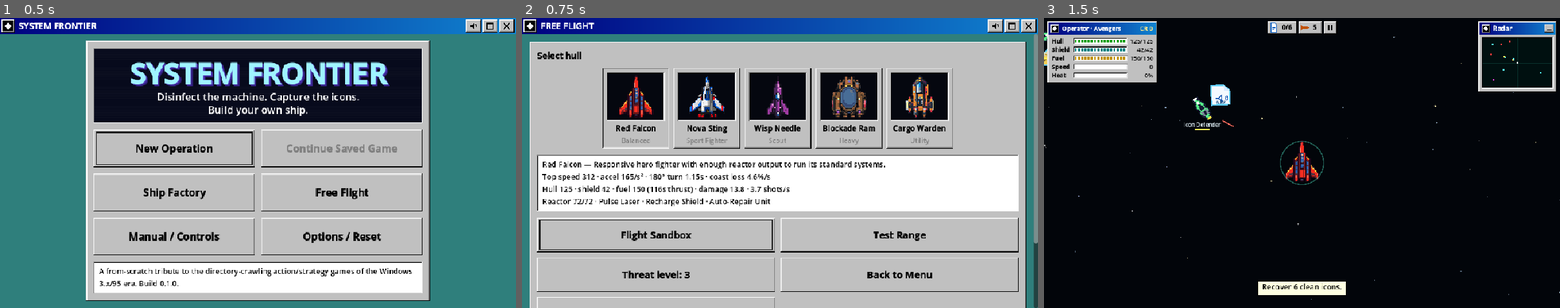
Above: before the commit, frames 1-3 (left to right).
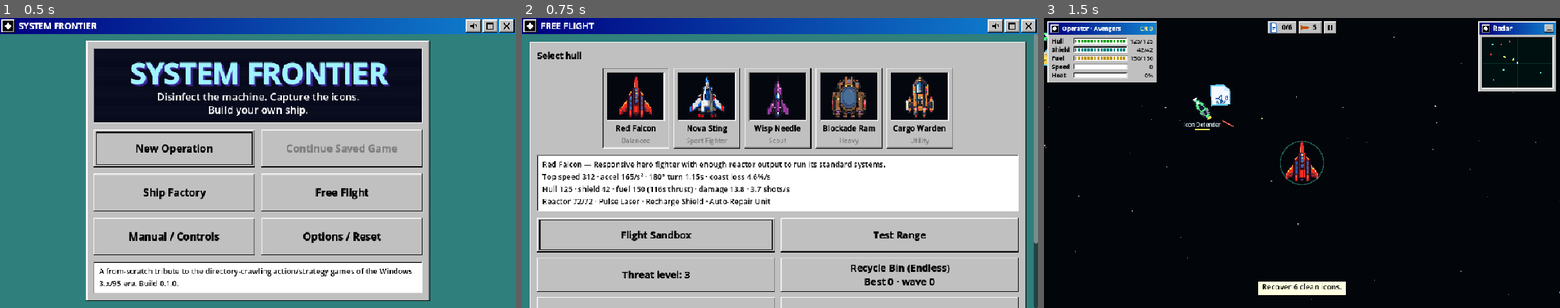
Above: after the commit, the same moments.

Repository: narmanb/system-frontier
Game: Godot game, scene res://scenes/main_menu/main_menu.tscn
The game is run twice, just before and just after one commit, with the same random seed, the same clock (stepped at 60 frames per second) and the same inputs.
Inputs:
- Up to frame 1 (0.5 s): no input
- Up to frame 2 (0.75 s): click "Free Flight" at 0.5 s
- Up to frame 3 (1.5 s): click "Flight Sandbox" at 1.25 s

Frame 1 is identical in both runs. In frame 2, 0.8% of the frame differs, in the area x 50-97%, y 84-100%; in frame 3, nothing differs.

Commit message:
Experimental: RECYCLE BIN endless survival mode
New content (not part of the legacy port), on experimental/recycle-bin:
- Escalating waves of hostile programs from every faction; skirmishers
  from wave 3, beam ships from wave 5, hazards every second wave
- PURGE DAEMON mini-boss every fifth wave
- 8 s intermissions: hull patch, +2 missiles, fuel, ambulance shop
- Scoring (kills x wave, bonus files, wave clears), saved best score /
  best wave / runs; get-ready countdown; HUD wave and score chips
- Free Flight launches it and shows your best
- Tests (tests/test_endless.gd) and a bot balance mode
  (autoplay -- --endless); docs/EXPERIMENTAL.md

Co-Authored-By: Claude Opus 5.5 <noreply@anthropic.com>
Claude-Session: https://claude.ai/code/session_0138F4YYbTSJjY9nnWdrVom1

Diff:
--- a/scripts/combat/sim_world.gd
+++ b/scripts/combat/sim_world.gd
@@ -101,6 +101,7 @@
 var hazards: Array[Hazard] = []
 var blocked := false            ## a dialog (dragon, vendor, shop…) is open
 var strategy := "collect"       ## strategy-mode autopilot priority
+var player_kills := 0           ## ships destroyed by the player this run
 var threat := 3                 ## directory difficulty
 var player: SimShip
 var ships: Array[SimShip] = []
@@ -161,6 +162,52 @@
 	player.team = str(c.get("team", "Avengers"))
 	_spawn_directory(d, true)
 	sfx(330, 0.1)
+
+
+## EXPERIMENTAL — Recycle Bin endless survival: escalating waves of hostile programs.
+func setup_endless(hull: Dictionary, seed_value := -1) -> void:
+	if seed_value >= 0:
+		rng.seed = seed_value
+	else:
+		rng.randomize()
+	mode = "endless"
+	dir_type = "endless"
+	threat = 1
+	var team: String = campaign["team"]
+	var rel := {}
+	var fac := DataStore.factions()
+	for f in fac:
+		rel[f] = float(fac[team]["bias"].get(f, 0))
+	rel[team] = 100.0
+	campaign["relations"] = rel
+	campaign["armorLevel"] = 1
+	campaign["salvage"] = {"alloy": 0, "circuitry": 0, "data": 0}
+	player = make_player(hull)
+	for i in 4:
+		spawn_fuel()
+	mission = MissionController.new(self, {"id": -2, "name": "RECYCLE BIN", "type": "endless", "difficulty": 1})
+	mission.start()
+	sfx(330, 0.1)
+
+
+## A smaller, orange cousin of the Inner Demon that guards every fifth Recycle Bin wave.
+func spawn_purge_daemon(level: int) -> SimShip:
+	var s := SimShip.new()
+	s.id = _id()
+	s.pos = far_spawn(600)
+	s.r = 40
+	s.hull = 220 + 60 * level
+	s.max_hull = s.hull
+	s.team = "Daemon"
+	s.color = Color("#ff8a1e")
+	s.ai = "boss"
+	s.boss = true
+	s.name = "PURGE DAEMON Mk %d" % level
+	s.hull_def = {"gridSize": 24}
+	s.draw_size = 104
+	ships.append(s)
+	msg("PURGE DAEMON Mk %d detected. It feeds on deleted files." % level)
+	return s
 
 
 func _spawn_directory(d: Dictionary, with_hazards: bool) -> void:
@@ -331,7 +378,7 @@
 	o.vel = Vector2(cos(ang), sin(ang)) * spd
 	o.drift_timer = rnd(1.8, 4.2)
 	icons.append(o)
-	if mode != "test" and rng.randf() < 0.16 + threat * 0.07:
+	if not mode in ["test", "endless"] and rng.randf() < 0.16 + threat * 0.07:
 		ships.append(_make_defender(o))
 	return o
 
@@ -450,7 +497,7 @@
 			factions.append(f)
 	var team: String = pick(factions)
 	var rel: float = campaign["relations"].get(team, 0.0)
-	var hostile := dir_type == "duel" or (rel < -25 and rng.randf() < 0.28 + threat * 0.05) or rng.randf() < 0.06 + threat * 0.055
+	var hostile := dir_type in ["duel", "endless"] or (rel < -25 and rng.randf() < 0.28 + threat * 0.05) or rng.randf() < 0.06 + threat * 0.055
 	var at := far_spawn(720 - threat * 35)
 	var weights: Dictionary = DataStore.npc_archetypes()["hostileWeights" if hostile else "collectorWeights"]
 	var s := _make_npc(_weighted(weights), team, hostile, at)
@@ -838,12 +885,13 @@
 	if s.boss:
 		sfx(65, 0.5, "sawtooth", 0.05)
 	if killer == player:
+		player_kills += 1
 		campaign["credits"] += 0 if s.boss else 8 + threat * 3
 		if s.team == "Enforcers":
 			crime("Attacked an Enforcer", 40)
 		if campaign["relations"].has(s.team):
 			campaign["relations"][s.team] -= 10
-		if s.boss:
+		if s.boss and mode != "endless":
 			gate_open = true
 			msg("INNER DEMON DEFEATED. CORE GATE OPEN.")
 
--- a/scripts/missions/mission_controller.gd
+++ b/scripts/missions/mission_controller.gd
@@ -65,6 +65,14 @@
 var race_active := false
 var black_hole = null                ## Vector2 or null, r 58
 var wave_salvage := {"alloy": 0, "circuitry": 0, "data": 0}
+# --- EXPERIMENTAL: Recycle Bin endless survival
+var wave := 0
+var wave_state := ""                 ## "fighting" | "intermission"
+var intermission := 0.0
+var score := 0
+var _kills_seen := 0
+var _icons_seen := 0
+const INTERMISSION := 8.0
 
 
 func _init(world: SimWorld, directory: Dictionary) -> void:
@@ -111,6 +119,11 @@
 
 ## Called by SimWorld after the base spawn (legacy v6.4 startWave layer).
 func start() -> void:
+	if type == "endless":
+		wave_state = "intermission"   # short "get ready" before wave 1
+		intermission = 4.0
+		w.msg("RECYCLE BIN — hostile programs are coming to empty it. Get ready.", 4.0)
+		return
 	if type == "race":
 		race_checkpoints = []
 		for i in 5:
@@ -203,6 +216,12 @@
 
 func objective_text() -> String:
 	match type:
+		"endless":
+			if wave_state == "intermission":
+				if wave == 0:
+					return "READY %ds" % ceili(intermission)
+				return "W%d NEXT %ds" % [wave, ceili(intermission)]
+			return "W%d · %d LEFT" % [wave, _endless_remaining()]
 		"rescue": return "%d/%d" % [done, total]
 		"repair": return "%d/%d" % [done, total]
 		"scan": return "%d/%d" % [done, total]
@@ -215,6 +234,70 @@
 			if black_hole != null:
 				return "ENTER"
 	return ""
+
+
+# ------------------------------------------------------------------ Recycle Bin (experimental)
+
+func _endless_remaining() -> int:
+	var n := 0
+	for s in w.ships:
+		if not s.dead and NpcAI.aggressive_to_player(w, s):
+			n += 1
+	return n
+
+
+func _next_wave() -> void:
+	wave += 1
+	wave_state = "fighting"
+	w.threat = mini(6, 1 + wave / 2)
+	var count := mini(14, 1 + wave)
+	for i in count:
+		w.spawn_ai()
+	if wave >= 3:
+		w._spawn_required("skirmisher")
+	if wave >= 5:
+		w._spawn_required("beam")
+	if wave % 5 == 0:
+		w.spawn_purge_daemon(wave / 5)
+	if wave % 2 == 0 and w.hazards.size() < 6:
+		w.spawn_hazard()
+	for i in 2:   # bonus files to recover for score
+		var o := w.spawn_icon()
+		o.value = 10 + wave * 5
+	for s in w.ships:
+		NpcAI.prepare(w, s)
+		s.aggro_to_player = true
+	w.msg("WAVE %d — %d hostile programs are trying to empty the Recycle Bin." % [wave, _endless_remaining()])
+	w.sfx(260, 0.2, "sawtooth", 0.04)
+
+
+func _update_endless(dt: float) -> void:
+	var p := w.player
+	# score: kills scale with the wave, recovered files with their value
+	if w.player_kills > _kills_seen:
+		score += (w.player_kills - _kills_seen) * 25 * wave
+		_kills_seen = w.player_kills
+	if w.icons_collected > _icons_seen:
+		score += (w.icons_collected - _icons_seen) * (20 + wave * 10)
+		_icons_seen = w.icons_collected
+	if wave_state == "fighting":
+		if _endless_remaining() == 0:
+			wave_state = "intermission"
+			intermission = INTERMISSION
+			var bonus := 100 * wave
+			score += bonus
+			p.hull = minf(p.max_hull, p.hull + p.max_hull * 0.25)
+			w.campaign["missiles"] = int(w.campaign["missiles"]) + 2
+			for i in 2:
+				w.spawn_fuel()
+			w.msg("WAVE %d CLEARED  +%d. Hull patched, +2 missiles. Ambulance open (✚ / A). Next wave in %ds." % [wave, bonus, int(INTERMISSION)], 4.0)
+			w.sfx(820, 0.15)
+	else:
+		intermission -= dt
+		if intermission <= 0:
+			_next_wave()
+	if p.fuel <= 0 and p.vel.length() < 2:
+		w.msg_if_idle("Stranded. Press A or the ✚ button for the ambulance.")
 
 
 ## Point the strategy autopilot ("collect") should head for when no icons remain.
@@ -266,6 +349,9 @@
 
 ## Per-frame objective logic (legacy updateMission chain).
 func update(dt: float) -> void:
+	if type == "endless":
+		_update_endless(dt)
+		return
 	var p := w.player
 	_update_discoveries(dt)
 	_update_programs(dt)
--- a/scripts/persistence/save_service.gd
+++ b/scripts/persistence/save_service.gd
@@ -13,6 +13,7 @@
 const SHIPS := "user://ships.json"
 const DRAFT := "user://factory_draft.json"
 const RECENT_COLORS := "user://recent_colors.json"
+const RECORDS := "user://records.json"
 
 static var root := "user://"   ## overridable by tests
 
@@ -101,6 +102,29 @@
 	return write_json(SHIPS, "ships", out)
 
 
+# ---------------------------------------------------------------- records (experimental)
+
+static func records() -> Dictionary:
+	var r: Variant = read_json(RECORDS)
+	var out := {"best_score": 0, "best_wave": 0, "runs": 0}
+	if r is Dictionary:
+		for k in out:
+			out[k] = int(r.get(k, 0))
+	return out
+
+
+## Records a Recycle Bin run; returns the updated records plus "new_best".
+static func record_endless(score: int, wave_reached: int) -> Dictionary:
+	var r := records()
+	var new_best := score > int(r["best_score"])
+	r["best_score"] = maxi(int(r["best_score"]), score)
+	r["best_wave"] = maxi(int(r["best_wave"]), wave_reached)
+	r["runs"] = int(r["runs"]) + 1
+	write_json(RECORDS, "records", r)
+	r["new_best"] = new_best
+	return r
+
+
 ## kind: "campaign" | "factory" | "all" (legacy v68DoReset).
 static func reset(kind: String) -> void:
 	if kind == "campaign" or kind == "all":
@@ -109,6 +133,8 @@
 		delete(SHIPS)
 		delete(DRAFT)
 		delete(RECENT_COLORS)
+	if kind == "all":
+		delete(RECORDS)
 
 
 ## Import JSON exported from the legacy browser build (a campaign object from
--- a/scripts/ui/free_flight.gd
+++ b/scripts/ui/free_flight.gd
@@ -78,6 +78,9 @@
 	var launch := _grid_button(grid, "Flight Sandbox", _launch.bind("sandbox"))
 	_grid_button(grid, "Test Range", _launch.bind("test"))
 	_threat_btn = _grid_button(grid, "", func(): _threat = _threat % 5 + 1; _update_threat())
+	var rec := SaveService.records()
+	var bin := _grid_button(grid, "Recycle Bin (Endless)\nBest %d · wave %d" % [rec["best_score"], rec["best_wave"]], _launch.bind("endless"))
+	bin.tooltip_text = "Experimental: survive escalating waves. Score from kills, recovered files and cleared waves."
 	_grid_button(grid, "Back to Menu", _back)
 	var touch_btn := _grid_button(grid, "", func(): pass)
 	var upd_touch := func(): touch_btn.text = "Touch pads: %s" % AppState.settings["show_touch"]
--- a/scripts/ui/hud.gd
+++ b/scripts/ui/hud.gd
@@ -10,7 +10,7 @@
 signal pause_pressed
 
 const SHORT := {"rescue": "RESCUE", "repair": "REPAIR", "scan": "SCAN", "defrag": "DEFRAG", "courier": "COURIER",
-	"race": "RACE", "duel": "DUEL", "boss": "DEMON", "blackhole": "BLACK HOLE"}
+	"race": "RACE", "duel": "DUEL", "boss": "DEMON", "blackhole": "BLACK HOLE", "endless": "BIN"}
 
 var world: SimWorld
 var radar: Control                ## RadarWindow, so the chip bar can avoid it
@@ -120,6 +120,8 @@
 		chips.append(["text", "%s %s" % [SHORT.get(m.type, m.type.to_upper()), m.objective_text()]])
 	else:
 		chips.append(["icon", "%d/%d" % [world.icons_collected, world.icons_collected + world.icons.size()]])
+	if m and m.type == "endless":
+		chips.append(["text", "PTS %d" % m.score])
 	chips.append(["missile", "INF" if world.mode == "test" else str(world.campaign["missiles"])])
 	if world.campaign["warrant"] > 0:
 		chips.append(["warrant", str(world.campaign["warrant"])])
--- a/scripts/ui/mission.gd
+++ b/scripts/ui/mission.gd
@@ -15,6 +15,7 @@
 var _pinch := {}          ## touch index -> position, for touches not on flight buttons
 var _pinch_dist := 0.0
 var campaign_mode := false
+var endless_mode := false   ## EXPERIMENTAL: Recycle Bin survival
 var _campaign: Dictionary = {}
 var _dir: Dictionary = {}
 var _root: Control
@@ -24,6 +25,7 @@
 func _ready() -> void:
 	process_mode = Node.PROCESS_MODE_PAUSABLE
 	campaign_mode = str(AppState.launch.get("mode", "sandbox")) == "campaign"
+	endless_mode = str(AppState.launch.get("mode", "")) == "endless"
 	if campaign_mode:
 		var loaded = SaveService.load_campaign()
 		if loaded == null:
@@ -67,7 +69,7 @@
 	var strategy := campaign_mode and str(_campaign.get("mode", "action")) == "strategy"
 	touch = TouchControls.new()
 	touch.visible = AppState.is_touch_ui()
-	touch.show_ambulance = campaign_mode
+	touch.show_ambulance = campaign_mode or endless_mode
 	touch.flight_pads = not strategy
 	touch.ambulance_pressed.connect(_ambulance)
 	root.add_child(touch)
@@ -92,6 +94,8 @@
 	_user_zoom = float(AppState.settings.get("zoom", 1.0))
 	if campaign_mode:
 		world.setup_directory(_campaign, _dir)
+	elif endless_mode:
+		world.setup_endless(hull)
 	else:
 		if AppState.launch.get("ship") is Dictionary:
 			hull = Campaign.normalize_ship(AppState.launch["ship"])
@@ -148,7 +152,7 @@
 
 ## Legacy callAmbulance: refuel, repair, missiles, laser/armor upgrades, clear warrant.
 func _ambulance() -> void:
-	if not campaign_mode or world.over or world.blocked or get_tree().paused:
+	if not (campaign_mode or endless_mode) or world.over or world.blocked or get_tree().paused:
 		return
 	world.blocked = true
 	AppState.release_gameplay_inputs()
@@ -324,7 +328,7 @@
 		zb.pressed.connect(func(): _set_zoom(_user_zoom + dz))
 		row.add_child(zb)
 	box.add_child(row)
-	if campaign_mode:
+	if campaign_mode or endless_mode:
 		var amb := Win95.button("Ambulance Service")
 		amb.pressed.connect(func(): set_paused(false); _ambulance())
 		box.add_child(amb)
@@ -382,7 +386,14 @@
 	var again := end_panel.find_child("Again", true, false) as Button
 	var menu := end_panel.find_child("Menu", true, false) as Button
 	(end_panel.get_child(0).get_child(0) as TitleBar).title = "Operation Debriefing" if won else "Ship Lost"
-	if not campaign_mode:
+	if endless_mode:
+		var m := world.mission
+		var reached: int = m.wave - (0 if m.wave_state == "intermission" else 1)
+		var rec := SaveService.record_endless(m.score, reached)
+		(end_panel.get_child(0).get_child(0) as TitleBar).title = "Recycle Bin — Run Over"
+		end_label.text = "%s\n\nScore: %d%s\nWaves cleared: %d · Ships destroyed: %d\nBest: %d (wave %d) · Runs: %d" % [reason, m.score,
+			"   NEW BEST!" if rec["new_best"] else "", reached, world.player_kills, rec["best_score"], rec["best_wave"], rec["runs"]]
+	elif not campaign_mode:
 		end_label.text = "%s\n\nCredits: %d" % [reason, world.campaign["credits"]]
 	else:
 		var reward := {}
--- /dev/null
+++ b/tests/test_endless.gd
@@ -0,0 +1,81 @@
+extends TestCase
+## EXPERIMENTAL Recycle Bin endless mode: waves, scoring, daemon, records.
+
+const DT := 1.0 / 60
+
+
+func _world(seed_value := 3) -> SimWorld:
+	var w := track(SimWorld.new())
+	w.setup_endless(DataStore.starter_hull("redFalcon"), seed_value)
+	w.player.invuln = 99999
+	w.mission.intermission = 0   # skip the get-ready countdown
+	w.step(DT, {})
+	return w
+
+
+func _clear_wave(w: SimWorld) -> void:
+	for s in w.ships.duplicate():
+		if NpcAI.aggressive_to_player(w, s):
+			w.destroy_ship(s, w.player)
+	w._purge_dead()
+	w.step(DT, {})
+
+
+func test_get_ready_countdown() -> void:
+	var w := track(SimWorld.new())
+	w.setup_endless(DataStore.starter_hull("redFalcon"), 1)
+	check(w.mission.wave == 0 and w.ships.is_empty(), "no enemies during the countdown")
+	check(w.mission.objective_text().begins_with("READY"), "countdown chip")
+	for i in int(4.2 / DT):
+		w.step(DT, {})
+	check(w.mission.wave == 1, "wave 1 starts after the countdown")
+
+
+func test_first_wave_all_hostile() -> void:
+	var w := _world()
+	check(w.mission.wave == 1 and w.mission.wave_state == "fighting", "starts on wave 1")
+	var hostile := w.ships.filter(func(s): return NpcAI.aggressive_to_player(w, s))
+	check(hostile.size() >= 2, "wave 1 has 2+ hostiles (got %d)" % hostile.size())
+	check(not w.gate_open, "no exit gate in the Recycle Bin")
+
+
+func test_wave_cycle_and_scoring() -> void:
+	var w := _world()
+	var hp := w.player.max_hull
+	w.player.hull = hp * 0.5
+	var missiles: int = w.campaign["missiles"]
+	_clear_wave(w)
+	var m := w.mission
+	check(m.wave_state == "intermission", "cleared wave -> intermission")
+	check(m.score >= 2 * 25 + 100, "kills and wave bonus scored (score %d)" % m.score)
+	check(w.player.hull > hp * 0.5 and int(w.campaign["missiles"]) == missiles + 2, "intermission repairs and restocks")
+	var before := w.ships.size()
+	for i in int((MissionController.INTERMISSION + 0.5) / DT):
+		w.step(DT, {})
+	check(m.wave == 2 and m.wave_state == "fighting", "next wave starts after the intermission")
+	check(w.ships.size() > before, "wave 2 spawns more ships")
+
+
+func test_daemon_every_fifth_wave() -> void:
+	var w := _world(9)
+	for i in 4:
+		_clear_wave(w)
+		w.mission.intermission = 0
+		w.step(DT, {})
+	check(w.mission.wave == 5, "reached wave 5 (at %d)" % w.mission.wave)
+	var daemon := w.ships.filter(func(s): return s.boss)
+	check(daemon.size() == 1 and daemon[0].name.begins_with("PURGE DAEMON"), "Purge Daemon guards wave 5")
+	check(w.ships.any(func(s): return s.archetype == "beam"), "beam ships from wave 5")
+	w.destroy_ship(daemon[0], w.player)
+	check(not w.gate_open, "daemon kill does not open a gate")
+
+
+func test_records() -> void:
+	SaveService.root = "user://test_records/"
+	SaveService.reset("all")
+	var r1 := SaveService.record_endless(500, 3)
+	check(r1["new_best"] and r1["best_score"] == 500 and r1["runs"] == 1, "first run is a best")
+	var r2 := SaveService.record_endless(200, 5)
+	check(not r2["new_best"] and r2["best_score"] == 500 and r2["best_wave"] == 5 and r2["runs"] == 2, "best kept, best wave updated")
+	SaveService.reset("all")
+	SaveService.root = "user://"
--- a/tools/autoplay.gd
+++ b/tools/autoplay.gd
@@ -17,6 +17,7 @@
 var out_path := "res://docs/PLAYTEST_REPORT.md"
 var strict := false
 var strategy := false   ## --strategy: campaign in strategy mode; the bot only picks autopilot priorities
+var endless := false    ## --endless: Recycle Bin survival balance runs (experimental)
 
 
 func _ready() -> void:
@@ -26,6 +27,11 @@
 		if a.begins_with("--out="): out_path = a.substr(6)
 		if a == "--strict": strict = true
 		if a == "--strategy": strategy = true
+		if a == "--endless": endless = true
+	if endless:
+		_endless_runs()
+		get_tree().quit(0)
+		return
 	var rows := []
 	var t0 := Time.get_ticks_msec()
 	for drive in ["SYSTEM"]:
@@ -98,6 +104,32 @@
 	return stats
 
 
+func _endless_runs() -> void:
+	var lines := ["# Recycle Bin balance (bot pilot, %d-minute cap)" % int(minutes), "", "| Hull | Seed | Waves cleared | Score | Kills | Time | Ambulance |", "|---|---|---|---|---|---|---|"]
+	for hull_id in ["redFalcon", "blockadeRam", "wispNeedle"]:
+		for s in seeds:
+			var w := SimWorld.new()
+			w.setup_endless(DataStore.starter_hull(hull_id), 500 + s)
+			var amb := 0
+			for i in int(minutes * 60.0 / DT):
+				if w.over:
+					break
+				var p := w.player
+				if w.mission.wave_state == "intermission" and (p.hull < p.max_hull * 0.6 or p.fuel < p.max_fuel * 0.4) and int(w.campaign["credits"]) > 30:
+					w.buy_ambulance("hull")
+					w.buy_ambulance("fuel")
+					amb += 1
+				w.step(DT, _pilot(w))
+			var m := w.mission
+			lines.append("| %s | %d | %d | %d | %d | %ds | %d |" % [hull_id, s, m.wave - (0 if m.wave_state == "intermission" else 1), m.score, w.player_kills, int(w.time), amb])
+			w.dispose()
+	var text := "\n".join(lines) + "\n"
+	print(text)
+	var f := FileAccess.open(out_path, FileAccess.WRITE)
+	if f:
+		f.store_string(text)
+
+
 ## Scripted pilot → the same input dictionary the player's controls produce.
 func _pilot(w: SimWorld) -> Dictionary:
 	var p := w.player
Binary file added: docs/screenshots/recycle_bin.png
Not shown, added: tests/test_endless.gd.uid
Not shown, added: docs/EXPERIMENTAL.md
